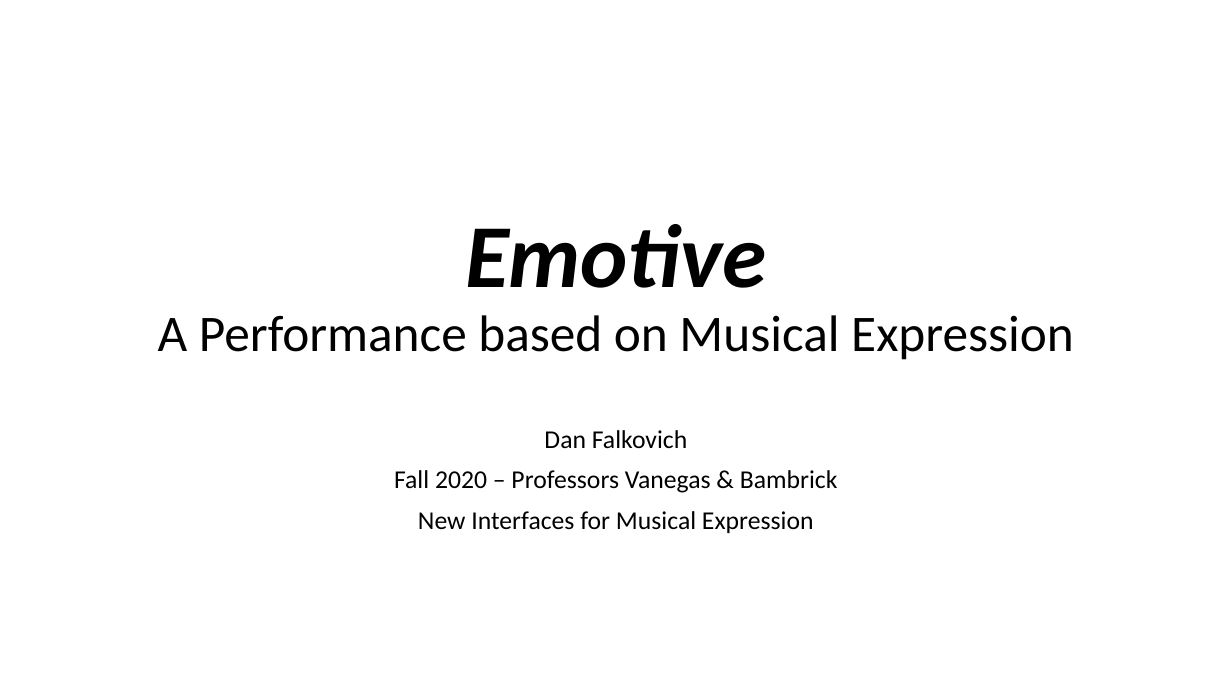
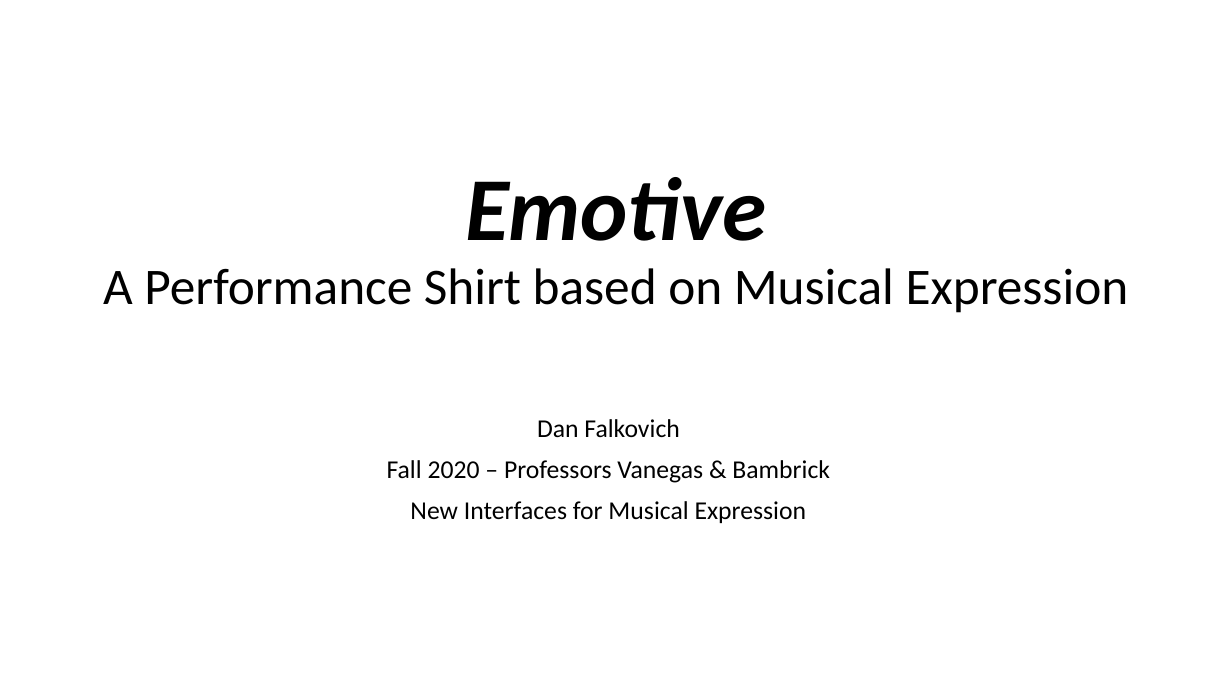
Before and after one commit to code-warrior/midterm--nime--uisa-190--fall-2020, a slide deck: slide 1 of midterm-presentation.ppt. Drawn at 1232x693 pixels with LibreOffice and Linux fonts; fonts in the diff are those of the drawing. Boxes give left, top, right and bottom in pixels: in the first picture for what was removed or moved away, otherwise in the second. Text is boxed around its words. In the diff, an @@ line names an element or a change of style, - is before the commit and + after.

```diff
--- a/midterm-presentation.ppt
+++ b/midterm-presentation.ppt
@@ title at bbox=[103, 177, 1129, 313]: text changed @@
-Emotive
-A Performance based on Musical Expression
+Emotive
+A Performance Shirt based on Musical Expression
@@ subtitle "Dan Falkovich": place and size @@
-subtitle "Dan Falkovich" at bbox=[394, 430, 838, 533]
+subtitle "Dan Falkovich" at bbox=[387, 419, 830, 523]
```
Also in this commit, not shown: 2 other slides changed.
